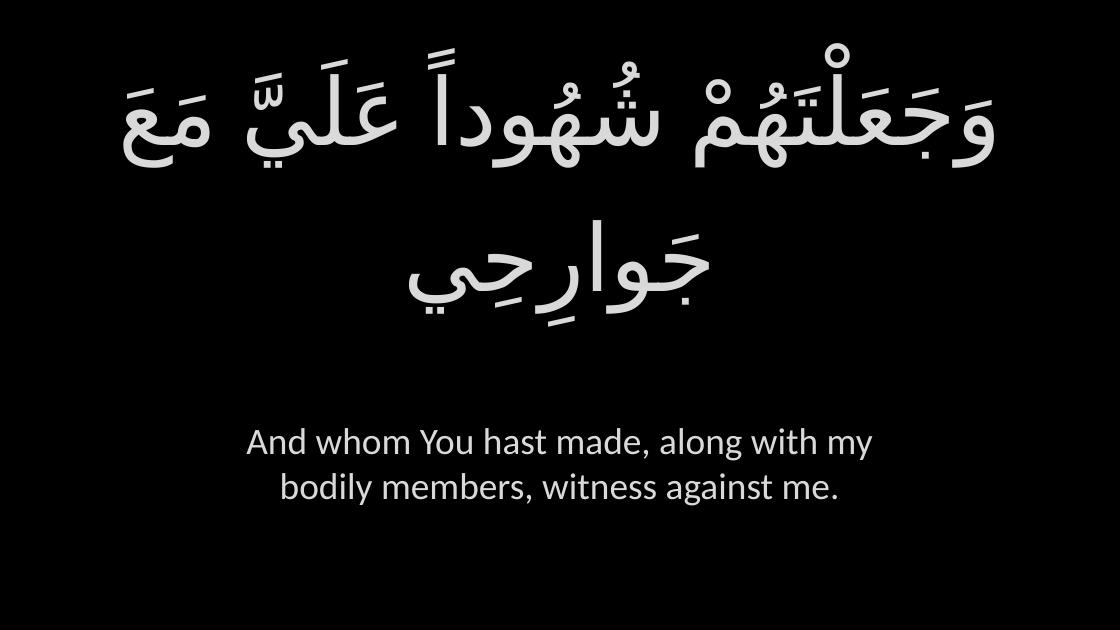
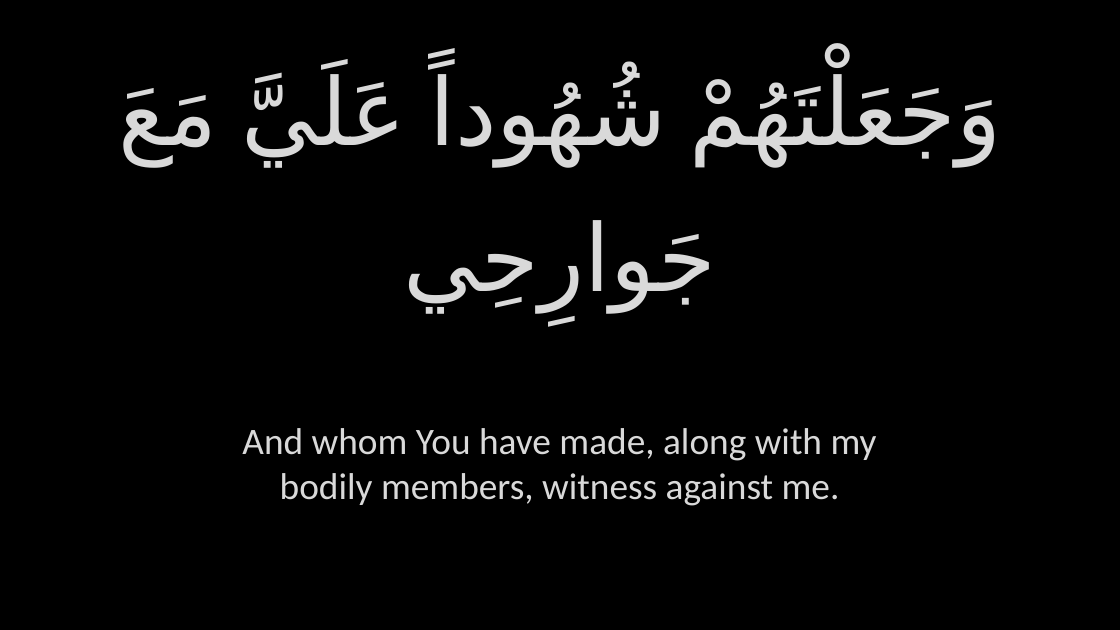
Before and after one commit to GhayurH/Slides, a slide deck: slide 176 of Slides/PPTs/Aza - Dua Kumayl.pptx. Drawn at 1120x630 pixels with LibreOffice and Linux fonts; fonts in the diff are those of the drawing; background and template pictures are left out. Boxes give left, top, right and bottom in pixels: in the first picture for what was removed or moved away, otherwise in the second. Text is boxed around its words. In the diff, an @@ line names an element or a change of style, - is before the commit and + after.

```diff
--- a/Slides/PPTs/Aza - Dua Kumayl.pptx
+++ b/Slides/PPTs/Aza - Dua Kumayl.pptx
@@ text at <box>242,428,877,506</box>: text changed @@
-And whom You hast made, along with my bodily members, witness against me.
+And whom You have made, along with my bodily members, witness against me.
```
Also in this commit, not shown: 64 other slides changed, 10 other files.
